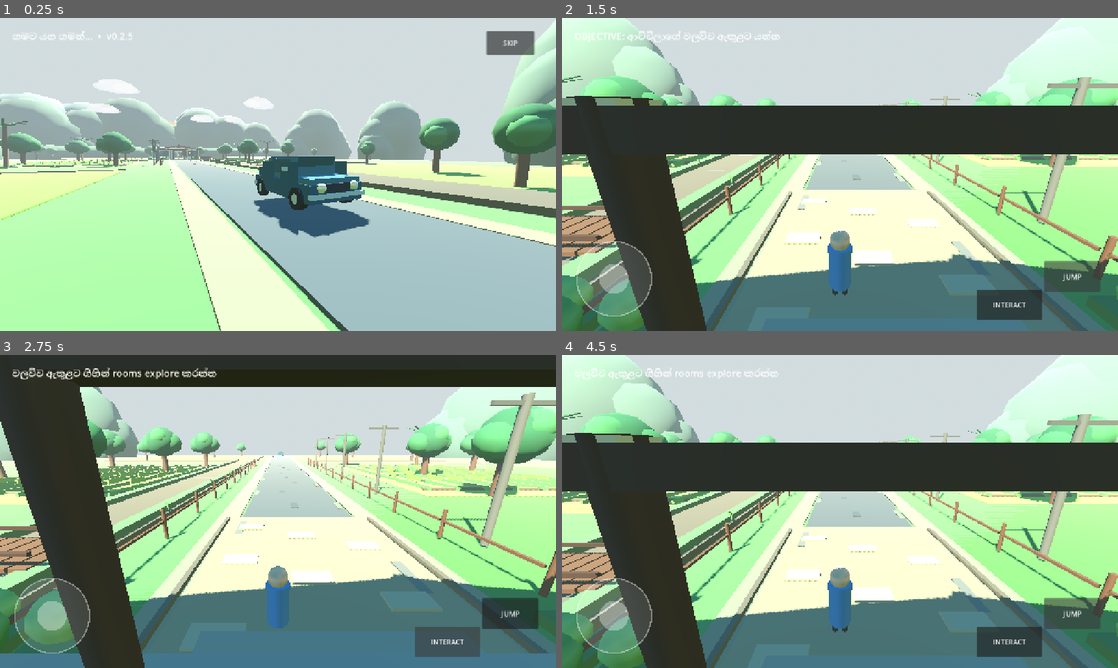
Above: before the commit, frames 1-4 (two rows, left to right).
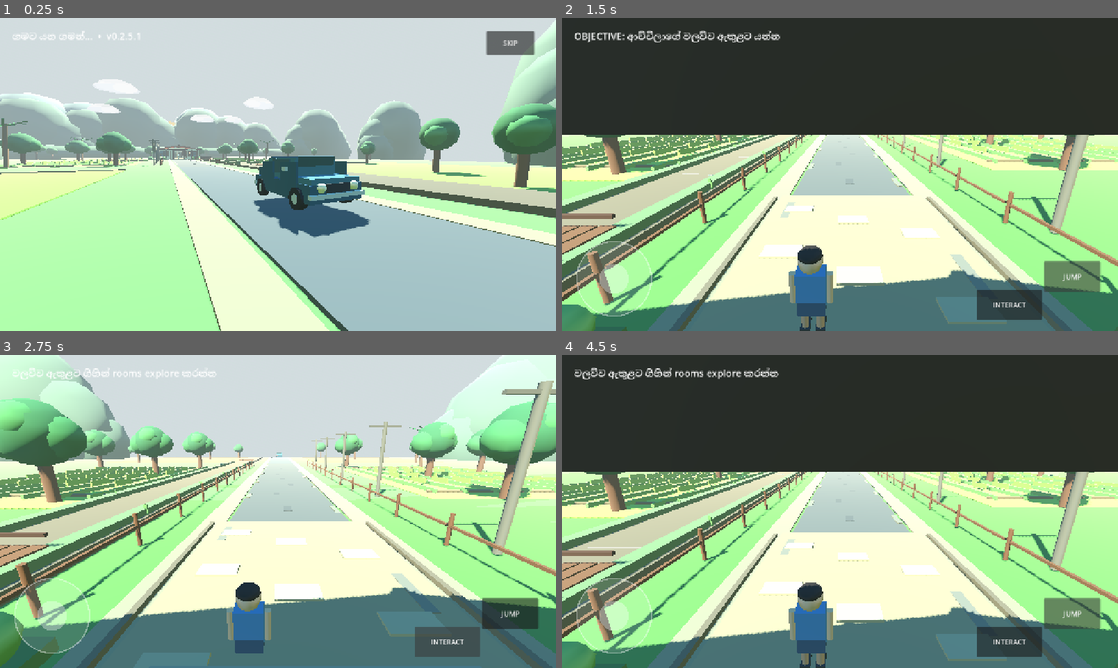
Above: after the commit, the same moments.

Repository: goldencenter432-sys/Gampiyasa
Game: Godot game, scene res://main.tscn
Two runs of this game, one before a commit and one after it. Both use one fixed random seed, a clock stepped at 60 frames per second and the inputs below.
Inputs:
- Up to frame 1 (0.25 s): no input
- Up to frame 2 (1.5 s): click "SKIP" at 0.5 s; click "JUMP" at 1.25 s
- Up to frame 3 (2.75 s): click "INTERACT" at 2 s
- Up to frame 4 (4.5 s): click "JUMP" at 2.75 s; click "INTERACT" at 3.5 s; click "JUMP" at 4.25 s

The runs differ from the first frame. In frame 1, less than 0.1% of the frame differs, in the area x 24-25%, y 4-6%; in frame 2, 63%, in the area x 0-100%, y 0-100%; in frame 3, 52%; in frame 4, 63%.

Commit message:
v0.2.5.1: polish child model, camera and arrival animation

Diff:
--- a/scripts/main.gd
+++ b/scripts/main.gd
@@ -207,6 +207,29 @@
 	cylinder(n,Vector3(0.16,0.35,0),0.1,0.7,Color("383635"))
 	return n
 
+func build_child(parent: Node, p: Vector3, shirt: Color, scale_v: float = 1.0) -> Node3D:
+	var n: Node3D = Node3D.new()
+	n.position = p
+	n.scale = Vector3.ONE * scale_v
+	parent.add_child(n)
+	# More natural child silhouette: torso, head, arms, shorts and separated legs.
+	box(n,Vector3(0,1.20,0),Vector3(0.72,0.95,0.42),shirt)
+	sphere(n,Vector3(0,1.95,0),0.31,Color("d3a07d"))
+	# Hair cap.
+	var hair: MeshInstance3D = sphere(n,Vector3(0,2.12,0.02),0.30,Color("2b211c"))
+	hair.scale = Vector3(1.02,0.55,1.0)
+	# Arms.
+	cylinder(n,Vector3(-0.46,1.18,0),0.09,0.82,Color("d3a07d"))
+	cylinder(n,Vector3(0.46,1.18,0),0.09,0.82,Color("d3a07d"))
+	# Shorts + legs.
+	box(n,Vector3(0,0.70,0),Vector3(0.70,0.38,0.44),Color("3f4f67"))
+	cylinder(n,Vector3(-0.20,0.28,0),0.10,0.72,Color("b98568"))
+	cylinder(n,Vector3(0.20,0.28,0),0.10,0.72,Color("b98568"))
+	# Shoes.
+	box(n,Vector3(-0.20,-0.09,-0.06),Vector3(0.25,0.14,0.42),Color("2f2f2f"))
+	box(n,Vector3(0.20,-0.09,-0.06),Vector3(0.25,0.14,0.42),Color("2f2f2f"))
+	return n
+
 func build_grandma(p: Vector3) -> Node3D:
 	var n: Node3D = Node3D.new()
 	n.name = "Grandma_v0_2_5"
@@ -303,7 +326,7 @@
 	mother.name = "Mother"
 	daughter = person(family,Vector3(1.65,0,8.7),Color("d19d44"),0.78)
 	daughter.name = "Daughter"
-	cutscene_boy = person(family,Vector3(-1.55,0,8.7),Color("4b76a5"),0.72)
+	cutscene_boy = build_child(family,Vector3(-1.55,0,8.7),Color("4b76a5"),0.78)
 	cutscene_boy.name = "BoyCutscene"
 
 	grandma = build_grandma(Vector3(0.0,0,28.6))
@@ -319,14 +342,14 @@
 	cap.height = 1.55
 	cs.shape = cap
 	player.add_child(cs)
-	body_visual = person(player,Vector3(0,-0.95,0),Color("4b76a5"),0.72)
+	body_visual = build_child(player,Vector3(0,-0.98,0),Color("4b76a5"),0.78)
 	pivot = Node3D.new()
 	player.add_child(pivot)
 	pivot.position = Vector3(0,1.2,0)
 	play_cam = Camera3D.new()
-	play_cam.position = Vector3(0,1.55,4.6)
-	play_cam.rotation_degrees.x = -8.0
-	play_cam.fov = 72.0
+	play_cam.position = Vector3(0.55,1.45,3.85)
+	play_cam.rotation_degrees.x = -7.0
+	play_cam.fov = 70.0
 	pivot.add_child(play_cam)
 	cine_cam = Camera3D.new()
 	add_child(cine_cam)
@@ -342,7 +365,7 @@
 	objective = Label.new()
 	objective.position = Vector2(28,26)
 	objective.add_theme_font_size_override("font_size",22)
-	objective.text = "ගමට යන ගමන්...  •  v0.2.5"
+	objective.text = "ගමට යන ගමන්...  •  v0.2.5.1"
 	layer.add_child(objective)
 	dialogue = Label.new()
 	dialogue.position = Vector2(100,560)
@@ -474,8 +497,8 @@
 			cine_cam.look_at(Vector3(0.0,2.0,22.0),Vector3.UP)
 
 		# 2.5-8.5 sec: open doors and animate family stepping out.
-		elif clock < 8.5:
-			var exit_t: float = clampf((clock-2.5)/6.0,0.0,1.0)
+		elif clock < 8.0:
+			var exit_t: float = clampf((clock-2.5)/5.5,0.0,1.0)
 			cine_cam.global_position = Vector3(7.2,3.0,5.0)
 			cine_cam.look_at(parked + Vector3(0,1.1,0.8),Vector3.UP)
 
@@ -487,25 +510,26 @@
 			if exit_t > 0.08:
 				father.visible = true
 				var ft: float = clampf((exit_t-0.08)/0.30,0.0,1.0)
-				father.global_position = parked + Vector3(-1.2,0.0,-0.9).lerp(Vector3(-2.5,0.0,-0.7),ft)
+				father.global_position = parked + Vector3(-1.2,0.10 + sin(ft*PI)*0.10,-0.9).lerp(Vector3(-2.5,0.0,-0.7),smoothstep(0.0,1.0,ft))
 			if exit_t > 0.20:
 				mother.visible = true
 				var mt: float = clampf((exit_t-0.20)/0.30,0.0,1.0)
-				mother.global_position = parked + Vector3(1.2,0.0,-0.8).lerp(Vector3(2.5,0.0,-0.5),mt)
+				mother.global_position = parked + Vector3(1.2,0.10 + sin(mt*PI)*0.10,-0.8).lerp(Vector3(2.5,0.0,-0.5),smoothstep(0.0,1.0,mt))
 			if exit_t > 0.36:
 				daughter.visible = true
 				var dt: float = clampf((exit_t-0.36)/0.28,0.0,1.0)
-				daughter.global_position = parked + Vector3(1.2,0.0,0.9).lerp(Vector3(2.8,0.0,1.2),dt)
+				daughter.global_position = parked + Vector3(1.2,0.08 + sin(dt*PI)*0.08,0.9).lerp(Vector3(2.8,0.0,1.2),smoothstep(0.0,1.0,dt))
 			if exit_t > 0.50:
 				cutscene_boy.visible = true
 				var bt: float = clampf((exit_t-0.50)/0.26,0.0,1.0)
-				cutscene_boy.global_position = parked + Vector3(-1.2,0.0,0.9).lerp(Vector3(-2.6,0.0,1.4),bt)
+				cutscene_boy.global_position = parked + Vector3(-1.2,0.08 + sin(bt*PI)*0.08,0.9).lerp(Vector3(-2.6,0.0,1.4),smoothstep(0.0,1.0,bt))
 				cutscene_boy.rotation_degrees.y = lerpf(0.0,-18.0,bt)
 
 		# 8.5-13 sec: grandma walks from inside to the veranda.
-		elif clock < 13.0:
-			var gt: float = clampf((clock-8.5)/4.5,0.0,1.0)
+		elif clock < 12.3:
+			var gt: float = clampf((clock-8.0)/4.3,0.0,1.0)
 			grandma.position = Vector3(0.0,0.0,28.6).lerp(Vector3(-2.2,0.0,20.7),smoothstep(0.0,1.0,gt))
+			grandma.position.y = sin(gt*PI*4.0)*0.035
 			grandma.rotation_degrees.y = lerpf(180.0,0.0,gt)
 			cine_cam.global_position = Vector3(-6.8,3.2,18.2)
 			cine_cam.look_at(grandma.global_position + Vector3(0,1.4,0),Vector3.UP)
@@ -516,7 +540,7 @@
 			cine_cam.global_position = Vector3(6.8,4.0,15.0)
 			cine_cam.look_at(Vector3(-0.5,1.5,20.0),Vector3.UP)
 
-		if clock > 16.0:
+		if clock > 15.0:
 			state = GameState.DIALOGUE
 			clock = 0.0
 			dialogue.visible = true
